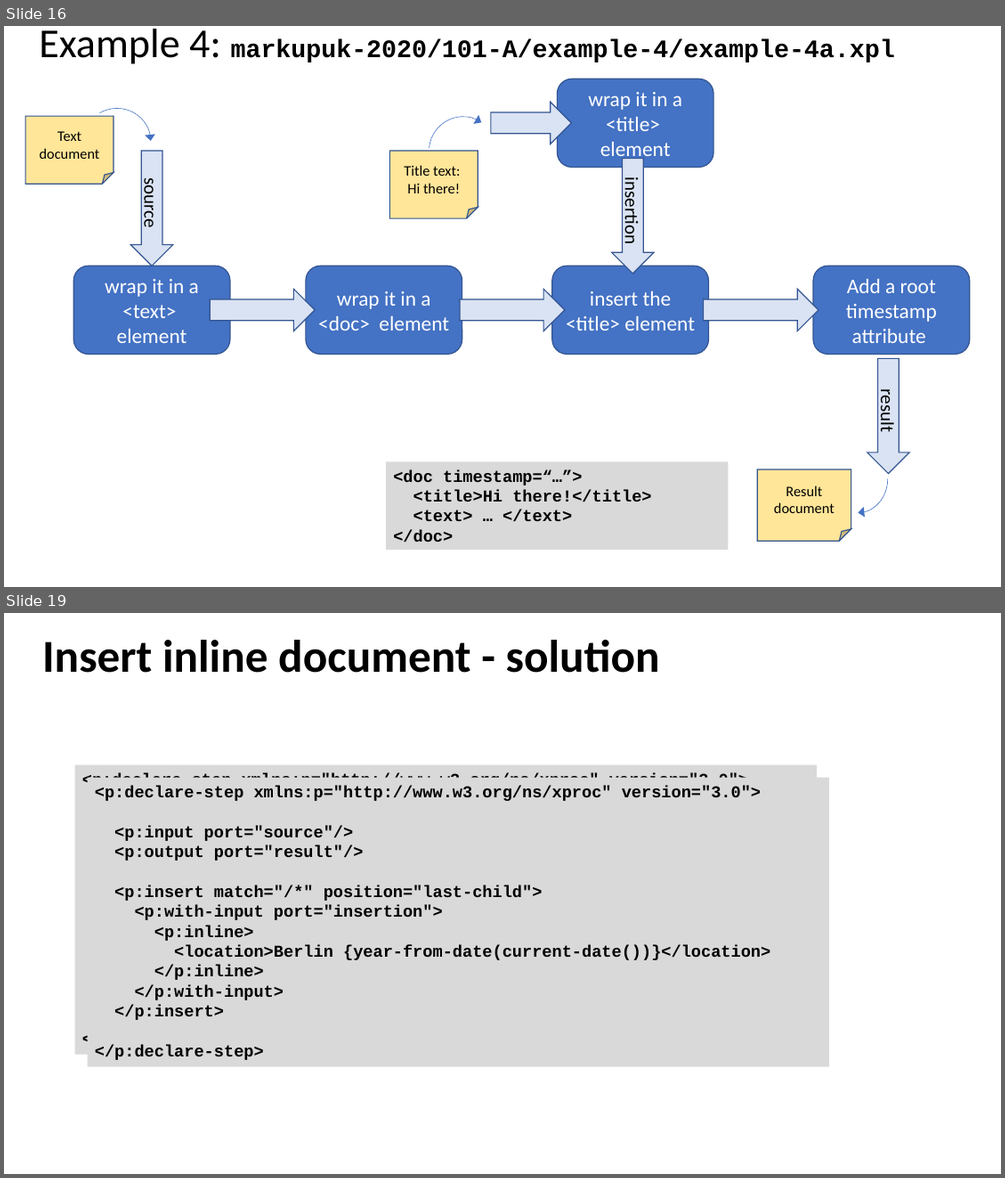
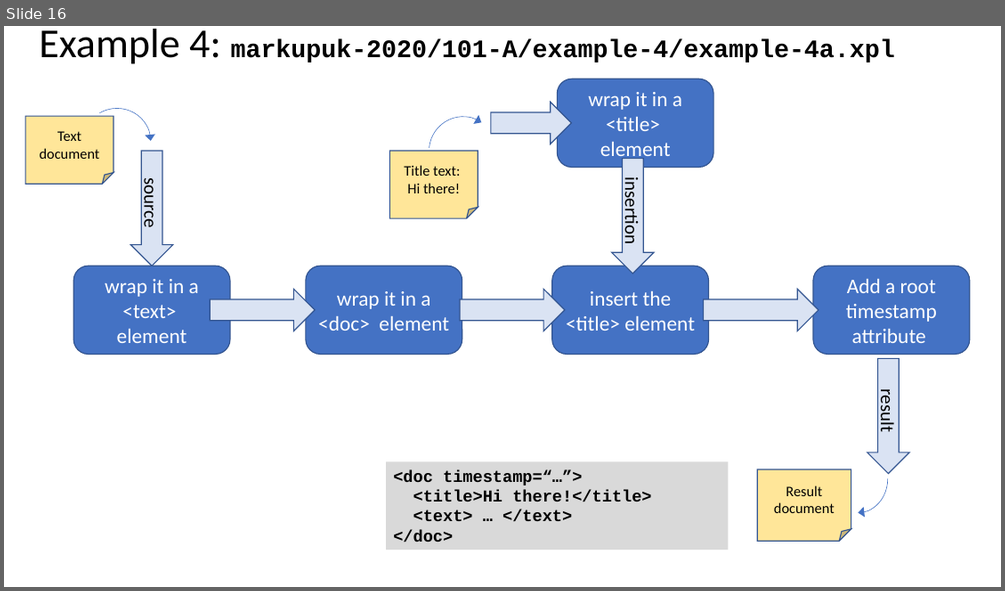
Before and after one commit to xatapult/markupuk-2020, a slide deck: 101-A/presentation/markupuk-2020-101-A.pptx. Shown one above the other, each under a label of ours: slides 16 and 19 before the commit, slide 16 after it; the slides between them are not shown. The pictures are 1005x1178 and 1005x591 pixels, drawn with LibreOffice and Linux fonts; fonts in the diff are those of the drawing; background and template pictures are left out. Boxes give left, top, right and bottom in pixels: in the first picture for what was removed or moved away, otherwise in the second. Text is boxed around its words. In the diff, an @@ line names an element or a change of style, - is before the commit and + after.

```diff
--- a/101-A/presentation/markupuk-2020-101-A.pptx
+++ b/101-A/presentation/markupuk-2020-101-A.pptx
@@ slide 19 removed at box(4, 613, 1001, 1174), background #FFFFFF @@
@@ title removed at box(42, 640, 660, 673) @@
-Insert inline document - solution
@@ rectangle removed at box(75, 765, 817, 1054) @@
-<p:declare-step xmlns:p="http://www.w3.org/ns/xproc" version="3.0">
-<p:input port="source"/>
-<p:output port="result"/>
-<p:insert match="/*" position="last-child">
-<p:with-input port="insertion">
-<p:inline>
-<location>Berlin {year-from-date(current-date())}</location>
-</p:inline>
-</p:with-input>
-</p:insert>
-</p:declare-step>
@@ rectangle removed at box(87, 778, 829, 1067) @@
-<p:declare-step xmlns:p="http://www.w3.org/ns/xproc" version="3.0">
-<p:input port="source"/>
-<p:output port="result"/>
-<p:insert match="/*" position="last-child">
-<p:with-input port="insertion">
-<p:inline>
-<location>Berlin {year-from-date(current-date())}</location>
-</p:inline>
-</p:with-input>
-</p:insert>
-</p:declare-step>
```
Also in this commit, not shown: 2 slides changed, 1 slide added, 15 other slides removed, 3 other files.
